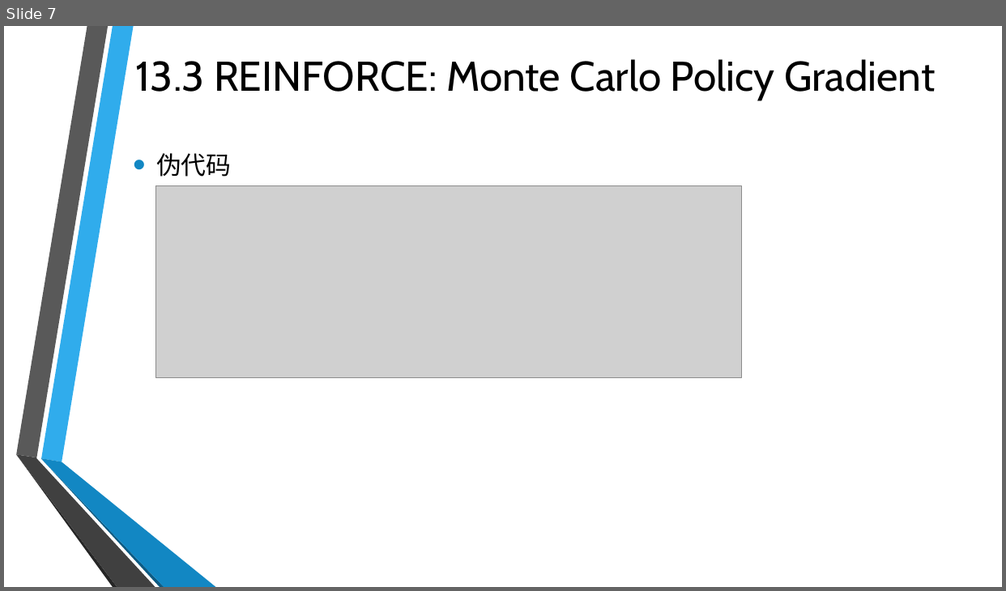
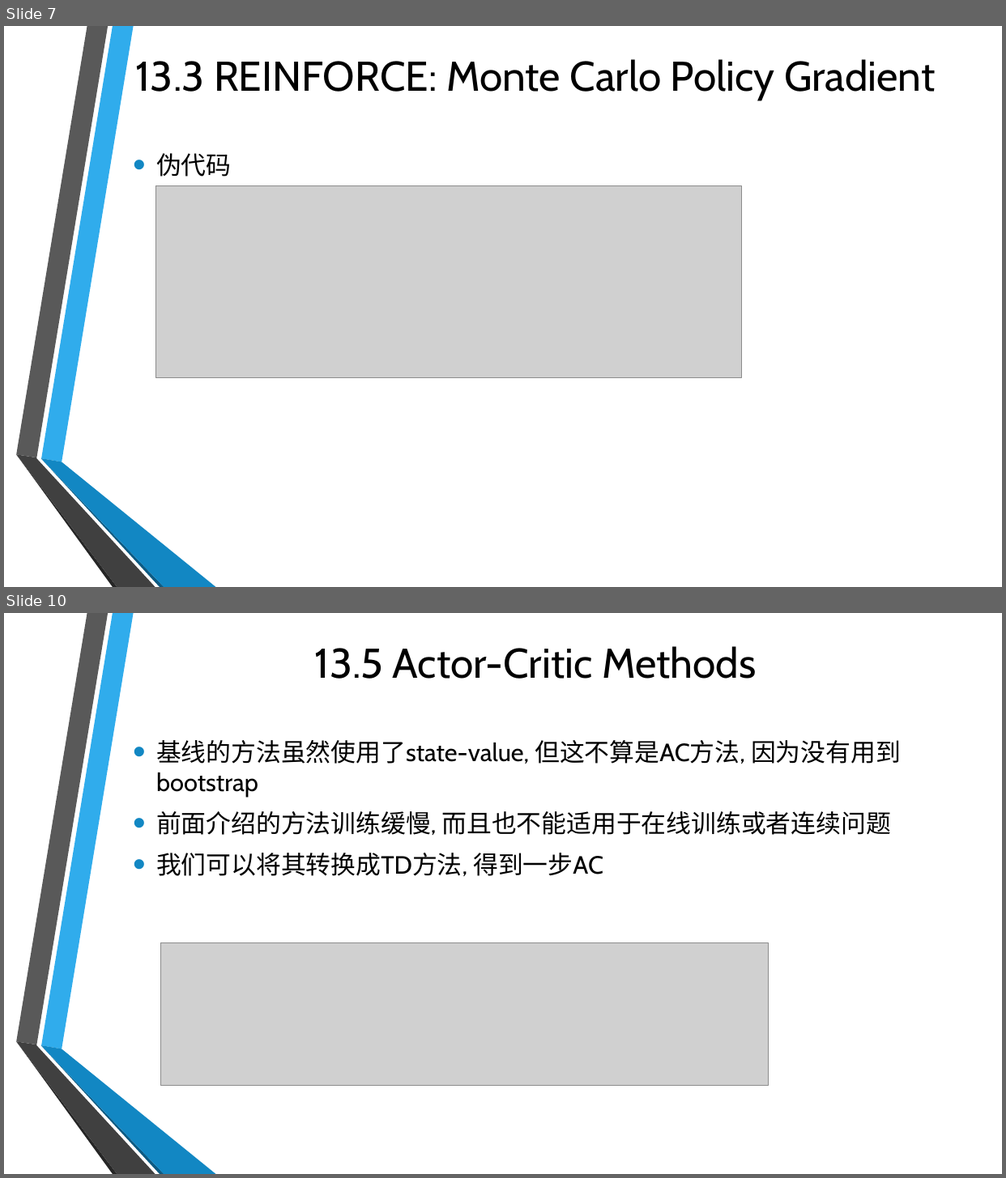
Before and after one commit to Seraphli/RLAIExercise, a slide deck: Chapter 13.pptx. Shown one above the other, each under a label of ours: slide 7 before the commit, slides 7 and 10 after it; the slides between them are not shown. The pictures are 1006x591 and 1006x1178 pixels, drawn with LibreOffice and Linux fonts; fonts in the diff are those of the drawing; grey boxes stand for pictures; background and template pictures are left out. Boxes give left, top, right and bottom in pixels: in the first picture for what was removed or moved away, otherwise in the second. Text is boxed around its words. In the diff, an @@ line names an element or a change of style, - is before the commit and + after.

```diff
--- a/Chapter 13.pptx
+++ b/Chapter 13.pptx
@@ slide 10 added at (4, 613, 1002, 1174), background picture (left out); not listed: 6 template elements that a slide beside it also shows @@
@@ title added at (315, 646, 756, 679), 40 pt, text #000000 @@
+13.5 Actor-Critic Methods
@@ text added at (156, 740, 901, 876), 24 pt, text #000000 @@
+• 基线的方法虽然使用了state-value, 但这不算是AC方法, 因为没有用到bootstrap
+• 前面介绍的方法训练缓慢, 而且也不能适用于在线训练或者连续问题
+• 我们可以将其转换成TD方法, 得到一步AC
@@ picture added at (161, 943, 769, 1086) @@
```
Also in this commit, not shown: 1 slide changed, 4 other slides added.
